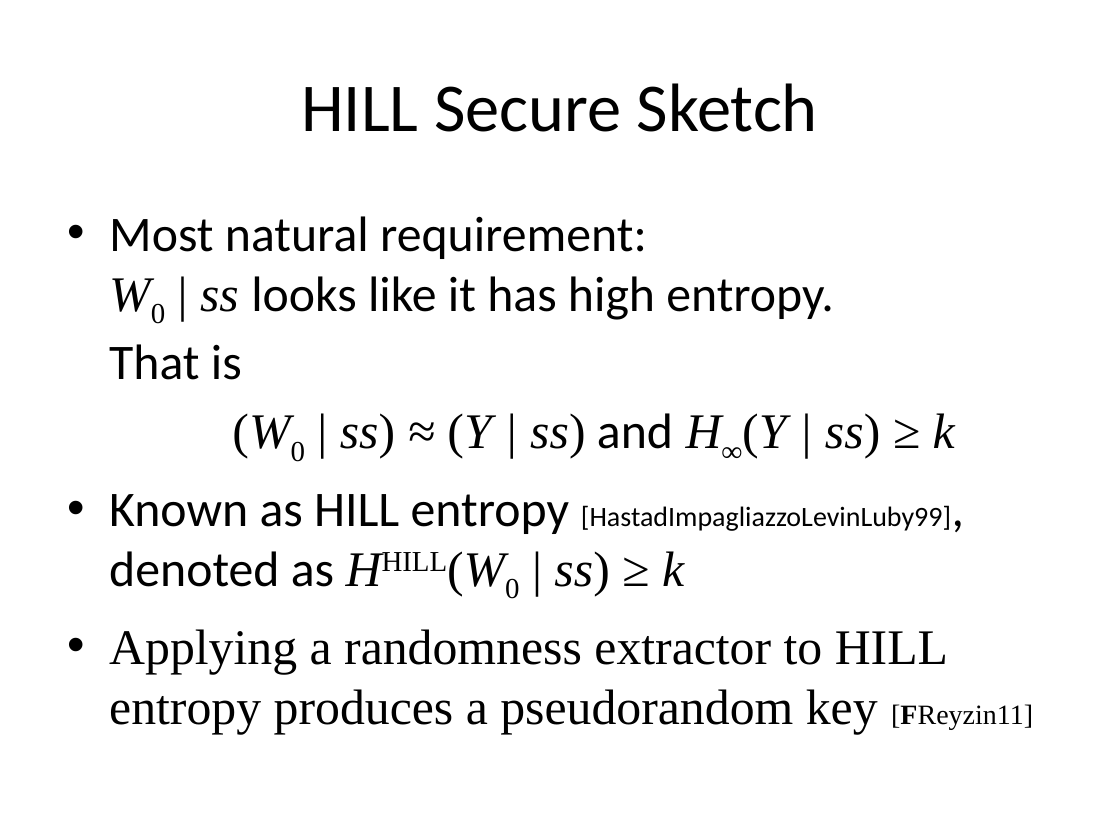
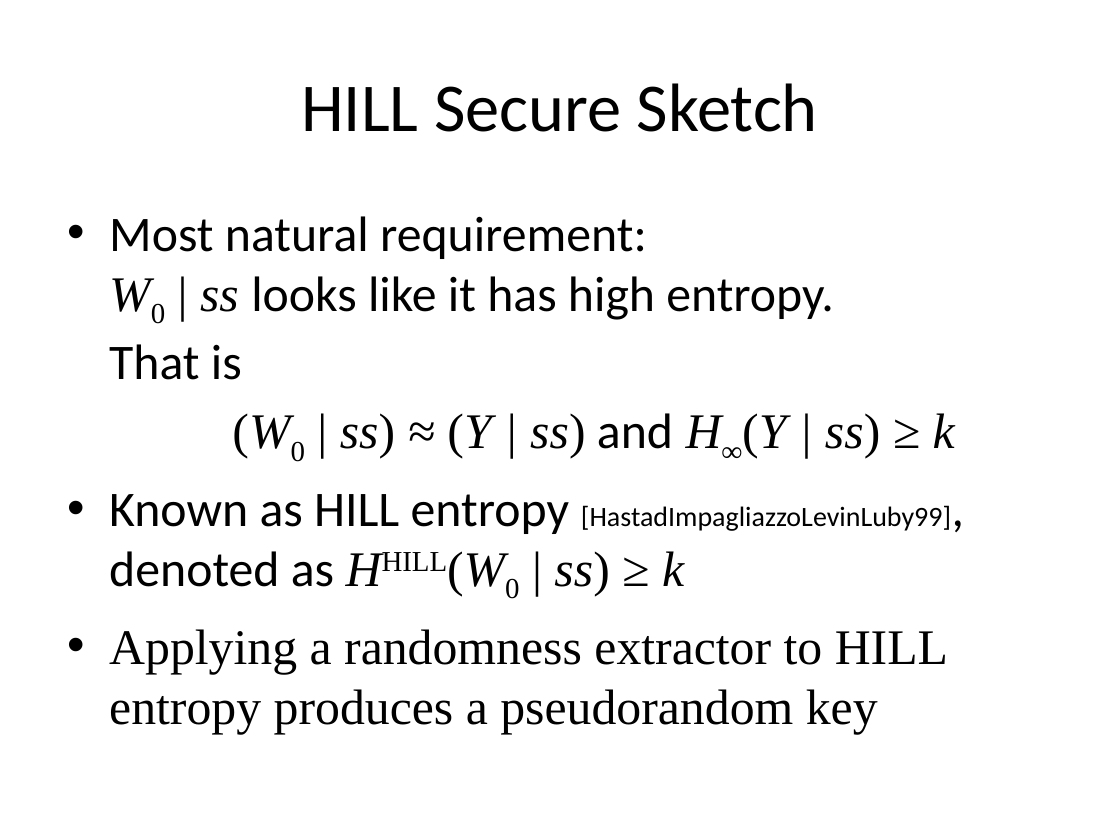
Before and after one commit to xianruimeng/comp-fuzzy-ext, a slide deck: slide 13 of ComputationalFuzzyExtractors.pptx. Drawn at 1120x840 pixels with LibreOffice and Linux fonts; fonts in the diff are those of the drawing. Boxes give left, top, right and bottom in pixels: in the first picture for what was removed or moved away, otherwise in the second. Text is boxed around its words. In the diff, an @@ line names an element or a change of style, - is before the commit and + after.

```diff
--- a/ComputationalFuzzyExtractors.pptx
+++ b/ComputationalFuzzyExtractors.pptx
@@ text at (109,629,948,734): text changed @@
-• Applying a randomness extractor to HILL entropy produces a pseudorandom key [FReyzin11]
+• Applying a randomness extractor to HILL entropy produces a pseudorandom key
```
Also in this commit, not shown: 13 other slides changed.
